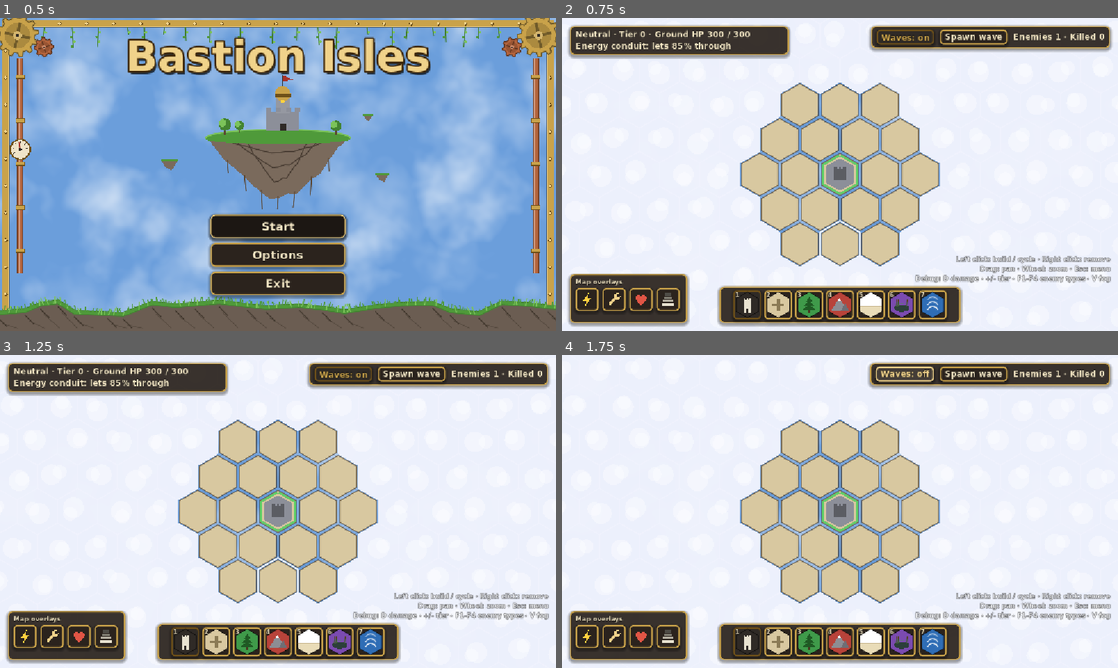
Above: before the commit, frames 1-4 (two rows, left to right).
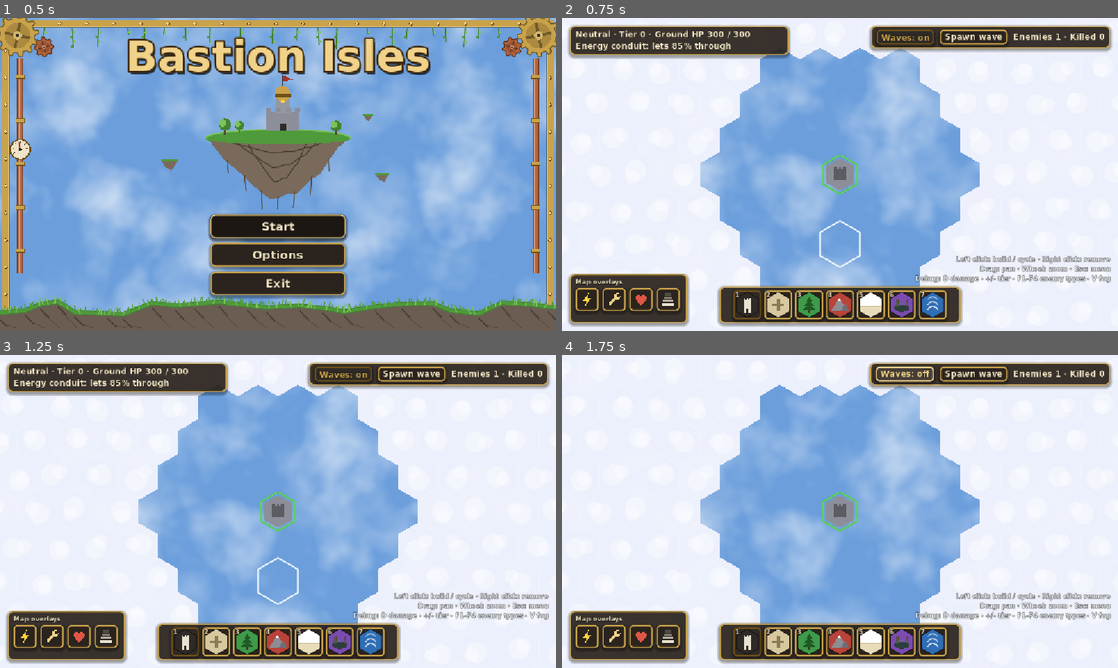
Above: after the commit, the same moments.

Repository: PfeiferSebastian/bastion-isles
Game: Godot game, scene res://scenes/ui/main_menu.tscn
Two runs of this game, one before a commit and one after it. Both use one fixed random seed, a clock stepped at 60 frames per second and the inputs below.
Inputs:
- Up to frame 1 (0.5 s): no input
- Up to frame 2 (0.75 s): click "Start" at 0.5 s
- Up to frame 3 (1.25 s): no input
- Up to frame 4 (1.75 s): click "Waves: on" at 1.25 s

Frame 1 is identical in both runs. In frame 2, 27% of the frame differs, in the area x 24-76%, y 9-86%; in frame 3, 27%; in frame 4, 27%.

Commit message:
Use painted hex terrain art for the island
- Add "Painted 2D Terrain Hexes: Basic Set" by David Baumgart (bought
  on the Unity Asset Store; PNGs only, with a license note: not for
  redistribution outside the game)
- Biomes drawn with the art: neutral dirt, forest, mountain, plains
  as light dunes, swamp as marsh, lake as ocean; 4 variants per biome
- Rocky underside below the island edge, back rows drawn first so
  tall terrain overlaps, status rings drawn on top
- Tier shading, wasteland tint and ghost previews use the art
- Mipmapped textures for clean downscaling
- Hexes next to the island are always free of fog

Co-Authored-By: Claude Opus 5.5 <noreply@anthropic.com>

Diff:
--- a/main.tscn
+++ b/main.tscn
@@ -18,6 +18,7 @@
 
 [node name="IslandView" type="Node2D" parent="."]
 script = ExtResource("3_island")
+texture_filter = 4
 placeable_scene = ExtResource("4_tower")
 
 [node name="Combat" type="Node2D" parent="."]
--- a/scripts/fog/fog_of_war.gd
+++ b/scripts/fog/fog_of_war.gd
@@ -2,7 +2,8 @@
 extends RefCounted
 ## Fog of war around the island (GDD §8.6), on the island's hex grid.
 ## Three levels: THICK (dense clouds, nothing visible), GREY (light clouds: something is
-## there, but not what) and OPEN (clear sky). The island itself is always open.
+## there, but not what) and OPEN (clear sky). The island and the ring of hexes right
+## around it are always open.
 ## Scout towers keep a circle around themselves open; revealed sky clouds over again
 ## after a while. Enemy fire gives its position away one level per shot.
 
@@ -27,9 +28,19 @@
 
 
 func level_at(cell: Vector2i) -> int:
-	if island.has_tile(cell):
+	if always_open(cell):
 		return Level.OPEN
 	return _level.get(cell, Level.THICK)
+
+
+## The island's tiles and their direct neighbours are never fogged.
+func always_open(cell: Vector2i) -> bool:
+	if island.has_tile(cell):
+		return true
+	for n in HexMath.neighbors(cell):
+		if island.has_tile(n):
+			return true
+	return false
 
 
 func is_visible(cell: Vector2i) -> bool:
@@ -44,7 +55,7 @@
 
 ## Lifts the fog of `cell` to `to_level` (never thickens it) and keeps it there for `hold` s.
 func reveal(cell: Vector2i, to_level: int, hold: float) -> void:
-	if island.has_tile(cell) or not _level.has(cell):
+	if always_open(cell) or not _level.has(cell):
 		return
 	if to_level < _level[cell]:
 		_level[cell] = to_level
--- a/scripts/island/island_view.gd
+++ b/scripts/island/island_view.gd
@@ -12,12 +12,12 @@
 ## Damage dealt by the debug key, until enemies exist.
 @export var debug_damage := 25.0
 
-const OUTLINE_COLOR := Color(0.25, 0.2, 0.15, 0.6)
 const HQ_COLOR := Color("8c8f99")
 const HOVER_OK_COLOR := Color(1, 1, 1, 0.9)
 const HOVER_BLOCKED_COLOR := Color(0.9, 0.2, 0.2, 0.9)
 const GHOST_ALPHA := 0.45
-const WASTELAND_COLOR := Color("3d2b22")
+## Tint for the art of a tile destroyed in battle.
+const WASTELAND_TINT := Color(0.38, 0.28, 0.22)
 ## Interim tier display: biome colours get darker with every tier (light = 0, dark = 7).
 const TIER_SHADE_PER_LEVEL := 0.06
 const REPAIR_COLOR := Color("5fd068")
@@ -156,18 +156,28 @@
 # --- Drawing -------------------------------------------------------------
 
 func _draw() -> void:
-	var inner := _scaled(_hex_points, 0.92)
-	for coord in island.coords():
+	# Back rows first, so mountains and trees overlap the row behind them.
+	var ordered := island.coords()
+	ordered.sort_custom(func(a: Vector2i, b: Vector2i) -> bool:
+		return a.y < b.y if a.y != b.y else a.x < b.x)
+	# Rocky underside first: only the island's lower edge stays visible below the tiles.
+	for coord in ordered:
+		draw_texture_rect(TerrainArt.underside(), TerrainArt.underside_rect(HexMath.to_pixel(coord, hex_size), hex_size), false)
+	for coord in ordered:
 		var tile := island.get_tile(coord)
 		var center := HexMath.to_pixel(coord, hex_size)
-		draw_colored_polygon(_offset(inner, center), WASTELAND_COLOR if tile.destroyed else tile_color(tile))
-		draw_polyline(_closed(_offset(inner, center)), OUTLINE_COLOR, 2.0, true)
+		var shade := WASTELAND_TINT if tile.destroyed else tile_shade(tile)
+		draw_texture_rect(TerrainArt.tile(tile.biome, coord), TerrainArt.tile_rect(center, hex_size), false, shade)
 		if tile.destroyed:
 			_draw_wasteland(center)
 		elif tile.is_hq:
 			_draw_hq(center)
 		elif tile.tier > 0:
 			_draw_tier(center, tile)
+	# Status rings on top of all tiles, so tall art never hides them.
+	for coord in ordered:
+		var tile := island.get_tile(coord)
+		var center := HexMath.to_pixel(coord, hex_size)
 		if tile.tower:
 			_draw_status(coord, center, tile)
 		elif tile.is_hq or (not tile.destroyed and tile.hp < island.tile_max_hp(coord)):
@@ -179,9 +189,9 @@
 	_draw_hover()
 
 
-## Base colour of a tile: its biome, darkened per tier.
-static func tile_color(tile: IslandTile) -> Color:
-	return Biome.color_of(tile.biome).darkened(TIER_SHADE_PER_LEVEL * tile.tier)
+## Tint for a tile's art: darker with every tier (interim tier display).
+static func tile_shade(tile: IslandTile) -> Color:
+	return Color.WHITE.darkened(TIER_SHADE_PER_LEVEL * tile.tier)
 
 
 ## Tints every tile for the active overlay (chosen with the HUD's overlay icons).
@@ -279,9 +289,7 @@
 		# Empty hex: ghost preview where the tool can add a tile.
 		if tool != Tool.TOWER and island.can_add_tile(hovered_coord):
 			var biome := tool_biome if tool == Tool.BIOME else Biome.Type.NEUTRAL
-			var color := Biome.color_of(biome)
-			color.a = GHOST_ALPHA
-			draw_colored_polygon(_offset(_scaled(_hex_points, 0.92), center), color)
+			draw_texture_rect(TerrainArt.tile(biome, hovered_coord), TerrainArt.tile_rect(center, hex_size), false, Color(1, 1, 1, GHOST_ALPHA))
 			draw_polyline(outline, HOVER_OK_COLOR, 2.0, true)
 		return
 	# Tile tool: red where right click can't remove (HQ, towers, would split the island).
--- /dev/null
+++ b/scripts/island/terrain_art.gd
@@ -0,0 +1,52 @@
+class_name TerrainArt
+extends RefCounted
+## Painted hex tiles for each biome (third-party art, see assets/third_party/hex_terrain_basic).
+##
+## The art is 256×384: a 256×256 hex sits in the lower part (top vertex at y 128, centre at
+## y 256), the space above lets mountains and trees overlap the row behind. It is drawn
+## stretched onto our regular hex, so it lines up with the grid and the overlays.
+
+const DIR := "res://assets/third_party/hex_terrain_basic/"
+const VARIANTS := 4
+
+## Tile name per biome; each has the variants 00–03.
+const TILE_NAMES := {
+	Biome.Type.NEUTRAL: "hexDirt",
+	Biome.Type.FOREST: "hexForestBroadleaf",
+	Biome.Type.MOUNTAIN: "hexMountain",
+	Biome.Type.PLAINS: "hexDesertDunes",
+	Biome.Type.SWAMP: "hexMarsh",
+	Biome.Type.LAKE: "hexOcean",
+}
+## Rocky underside drawn below the island's edge tiles.
+const UNDERSIDE := "under/hexUnderDirt00.png"
+
+static var _cache := {}
+
+
+## One of the variants for `type`, picked stably from the tile's coordinate.
+static func tile(type: Biome.Type, coord: Vector2i) -> Texture2D:
+	var variant := absi(coord.x * 7 + coord.y * 13) % VARIANTS
+	return _load("tiles/%s%02d.png" % [TILE_NAMES[type], variant])
+
+
+static func underside() -> Texture2D:
+	return _load(UNDERSIDE)
+
+
+## Where to draw a tile so its hex covers the hex of size `hex_size` centred on `center`.
+static func tile_rect(center: Vector2, hex_size: float) -> Rect2:
+	var width := HexMath.SQRT3 * hex_size
+	return Rect2(center + Vector2(-width / 2.0, -2.0 * hex_size), Vector2(width, 3.0 * hex_size))
+
+
+## Where to draw the underside below a tile (its top edge meets the tile's lower sides).
+static func underside_rect(center: Vector2, hex_size: float) -> Rect2:
+	var width := HexMath.SQRT3 * hex_size
+	return Rect2(center + Vector2(-width / 2.0, 0.5 * hex_size), Vector2(width, 1.5 * hex_size))
+
+
+static func _load(path: String) -> Texture2D:
+	if not _cache.has(path):
+		_cache[path] = load(DIR + path)
+	return _cache[path]
--- a/tests/hex_math_test.gd
+++ b/tests/hex_math_test.gd
@@ -382,6 +382,8 @@
 	var outside := Vector2i(5, 0)
 	_check(fog.level_at(outside) == FogOfWar.Level.THICK, "sky starts in thick fog")
 	_check(fog.is_visible(Vector2i(1, 0)), "own island is always visible")
+	_check(fog.is_visible(Vector2i(3, 0)), "hexes next to the island are always visible")
+	_check(not fog.is_visible(Vector2i(4, 0)), "two hexes out is fogged")
 	fog.reveal_step(outside)
 	_check(fog.level_at(outside) == FogOfWar.Level.GREY, "first shot: thick to grey")
 	fog.reveal_step(outside)
Not shown, added: scripts/island/terrain_art.gd.uid
Not shown, changed: docs/GDD.md
